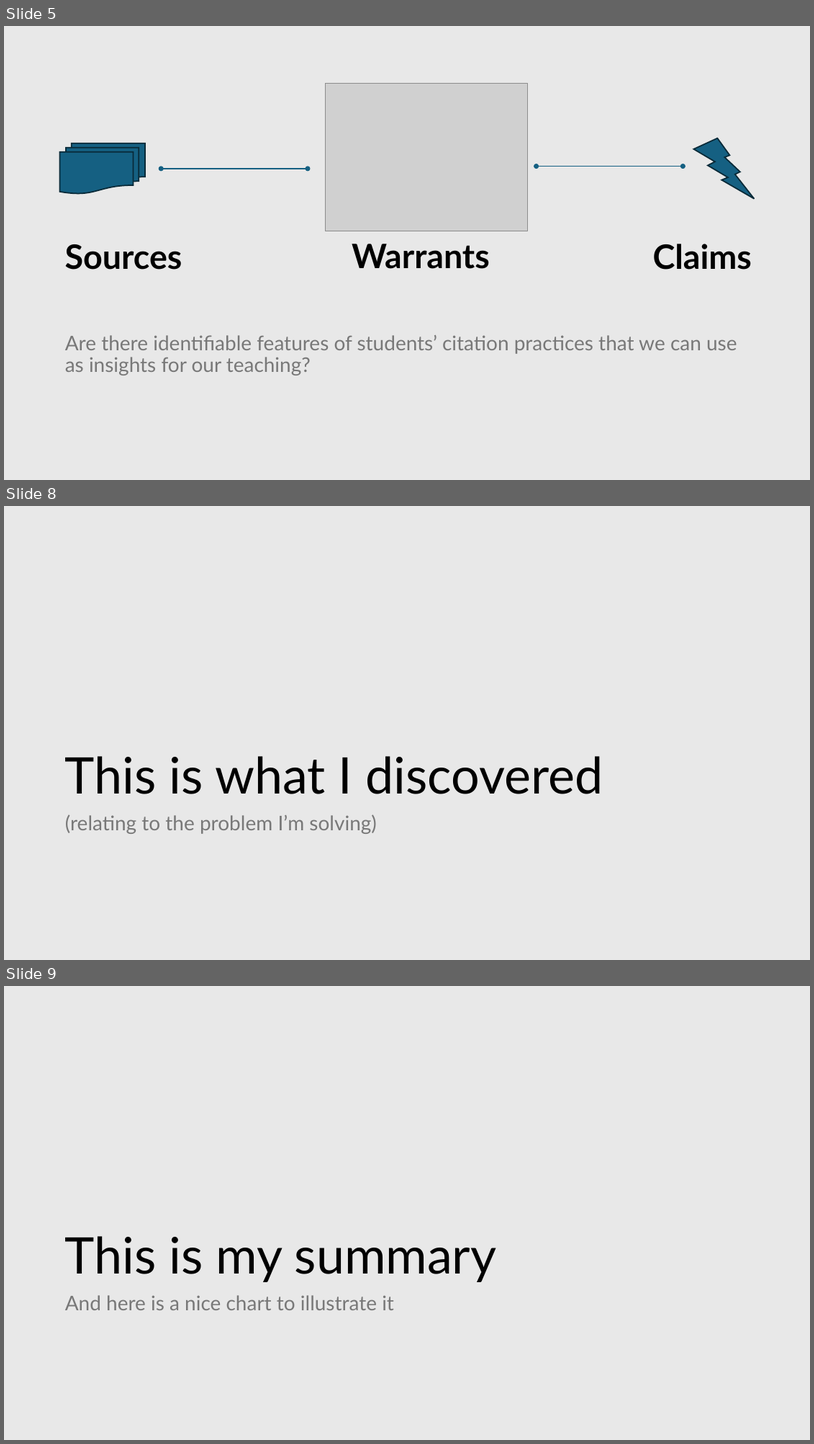
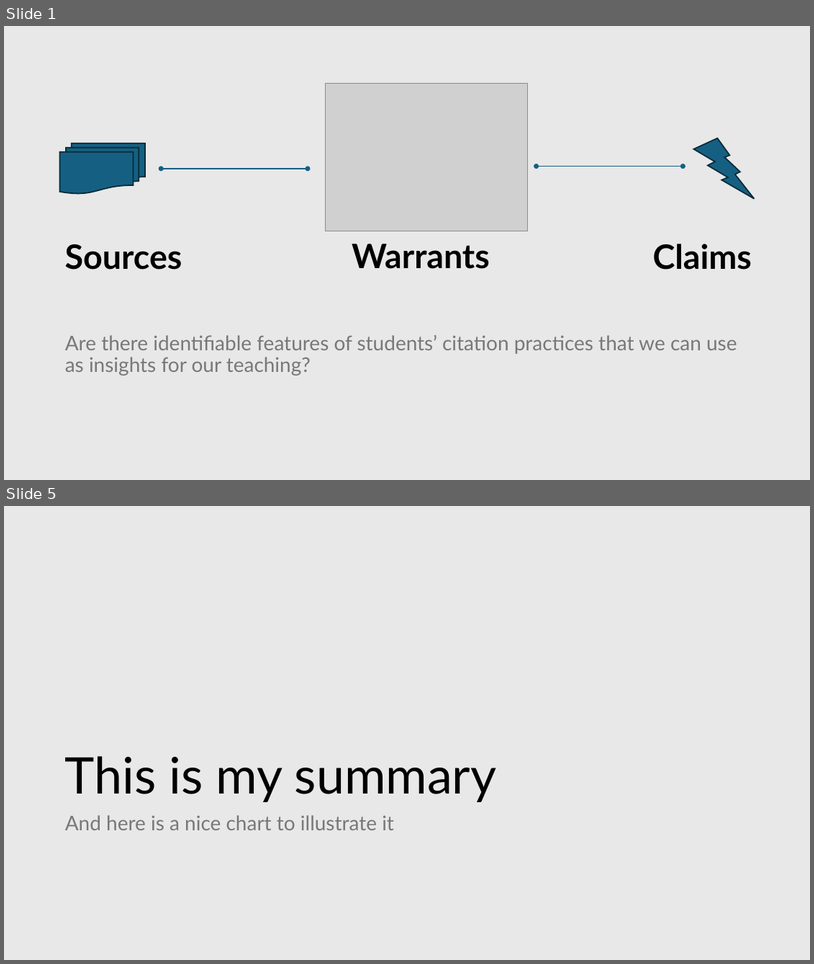
Before and after one commit to darrengarside/DAML_FinalProject, a slide deck: Final project prompt slides.pptx. Shown one above the other, each under a label of ours: slides 5, 8 and 9 before the commit, slides 1 and 5 after it; the slides between them are not shown. The pictures are 814x1444 and 814x964 pixels, drawn with LibreOffice and Linux fonts; fonts in the diff are those of the drawing; grey boxes stand for pictures; background and template pictures are left out. Boxes give left, top, right and bottom in pixels: in the first picture for what was removed or moved away, otherwise in the second. Text is boxed around its words. In the diff, an @@ line names an element or a change of style, - is before the commit and + after.

```diff
--- a/Final project prompt slides.pptx
+++ b/Final project prompt slides.pptx
@@ slide 8 removed at bbox=[4, 506, 810, 960], background #E8E8E8 @@
@@ title removed at bbox=[65, 756, 603, 794] @@
-This is what I discovered
@@ text removed at bbox=[65, 814, 376, 834] @@
-(relating to the problem I’m solving)
@@ what was slide 5 is now slide 1 @@
@@ what was slide 9 is now slide 5 @@
```
Also in this commit, not shown: 1 slide changed, 2 slides added, 5 other slides removed.
